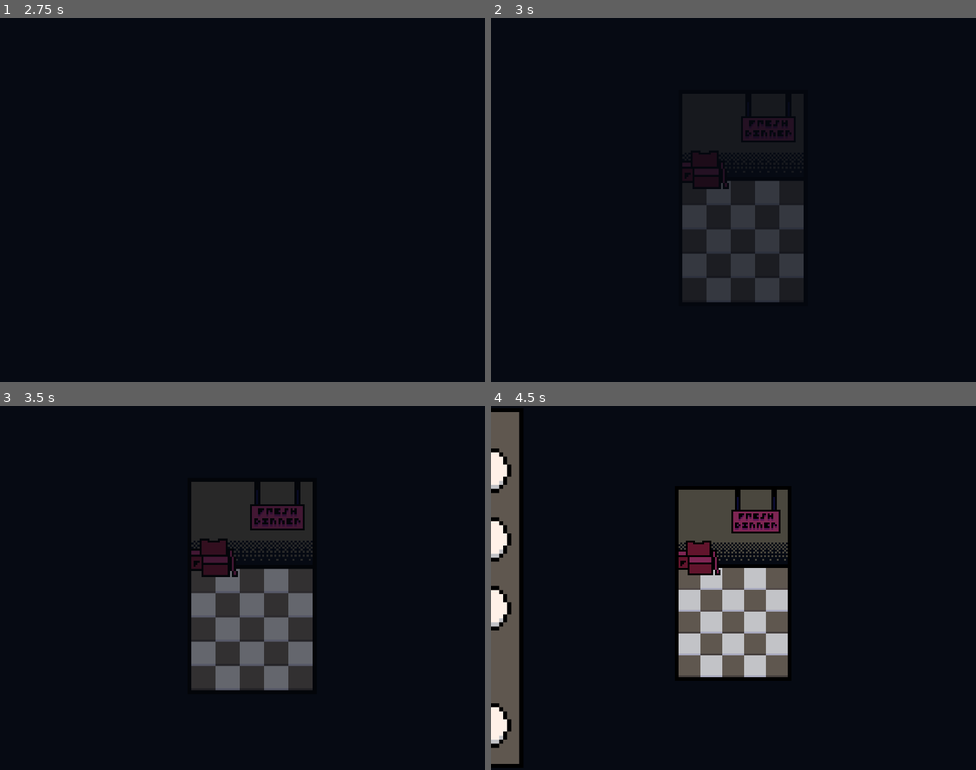
Above: before the commit, frames 1-4 (two rows, left to right).
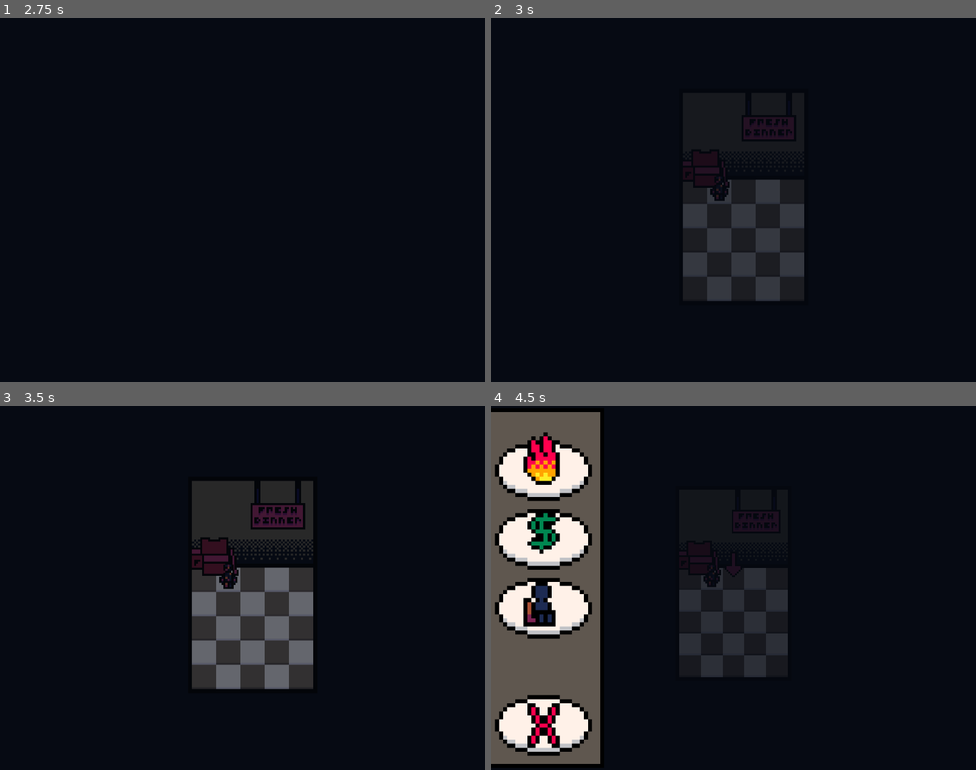
Above: after the commit, the same moments.

Repository: crowpunt/stale-meal
Game: Godot game, scene res://scenes/main_scenes/startup.tscn
Same seed, same stepped clock (60 frames per second), same inputs: the game is played once before the commit and once after it.
Inputs (mouse positions are in pixels of both pictures, inside the frame that each line leads up to):
- Up to frame 1 (2.75 s): tap Enter at 0.5 s; move the mouse to (349, 181) at 0.52 s; click (349, 181) at 0.6 s; tap Mouse wheel down (zoom_out) at 0.8 s; click "play" at 1.25 s; click "play" at 2 s
- Up to frame 2 (3 s): move the mouse to (680, 170) at 2.77 s; tap Mouse wheel down (zoom_out) at 2.85 s
- Up to frame 3 (3.5 s): click (189, 558) at 3.05 s
- Up to frame 4 (4.5 s): tap Space at 3.5 s; move the mouse to (718, 580) at 3.52 s; click (718, 580) at 3.6 s; tap Mouse wheel down (zoom_out) at 3.8 s; tap Enter at 4.25 s; move the mouse to (738, 577) at 4.27 s; right-click (738, 577) at 4.35 s

Frame 1 is identical in both runs. In frame 2, 0.7% of the frame differs, in the area x 39-65%, y 27-78%; in frame 3, 1.9%; in frame 4, 27%, in the area x 0-62%, y 1-99%.

Commit message:
customers now walk to tables

Diff:
--- a/scenes/main_scenes/game.tscn
+++ b/scenes/main_scenes/game.tscn
@@ -7,6 +7,7 @@
 [ext_resource type="Script" uid="uid://culob26q5v2f1" path="res://scripts/components/camera/zoom_camera_comp.gd" id="4_3wwfn"]
 [ext_resource type="Script" uid="uid://dikewkte6kvlh" path="res://scripts/other/gui.gd" id="4_leqql"]
 [ext_resource type="Texture2D" uid="uid://bgyik0altasob" path="res://assets/sprites/gui_counter.png" id="4_t5sjj"]
+[ext_resource type="PackedScene" uid="uid://bji4unqw5my0g" path="res://scenes/units/customer.tscn" id="8_cfqos"]
 
 [sub_resource type="RectangleShape2D" id="RectangleShape2D_cfqos"]
 size = Vector2(24, 18)
@@ -19,83 +20,6 @@
 [node name="Floor" type="Sprite2D" parent="."]
 position = Vector2(60, 35)
 texture = ExtResource("1_fqmia")
-
-[node name="Appliances" type="Node" parent="."]
-
-[node name="0" parent="Appliances" instance=ExtResource("2_3wwfn")]
-position = Vector2(36, 42)
-
-[node name="1" parent="Appliances" instance=ExtResource("2_3wwfn")]
-position = Vector2(48, 42)
-
-[node name="2" parent="Appliances" instance=ExtResource("2_3wwfn")]
-position = Vector2(60, 42)
-
-[node name="3" parent="Appliances" instance=ExtResource("2_3wwfn")]
-position = Vector2(72, 42)
-
-[node name="4" parent="Appliances" instance=ExtResource("2_3wwfn")]
-position = Vector2(84, 42)
-
-[node name="5" parent="Appliances" instance=ExtResource("2_3wwfn")]
-position = Vector2(36, 54)
-
-[node name="6" parent="Appliances" instance=ExtResource("2_3wwfn")]
-position = Vector2(48, 54)
-
-[node name="7" parent="Appliances" instance=ExtResource("2_3wwfn")]
-position = Vector2(60, 54)
-
-[node name="8" parent="Appliances" instance=ExtResource("2_3wwfn")]
-position = Vector2(72, 54)
-
-[node name="9" parent="Appliances" instance=ExtResource("2_3wwfn")]
-position = Vector2(84, 54)
-
-[node name="10" parent="Appliances" instance=ExtResource("2_3wwfn")]
-position = Vector2(36, 66)
-
-[node name="11" parent="Appliances" instance=ExtResource("2_3wwfn")]
-position = Vector2(48, 66)
-
-[node name="12" parent="Appliances" instance=ExtResource("2_3wwfn")]
-position = Vector2(60, 66)
-
-[node name="13" parent="Appliances" instance=ExtResource("2_3wwfn")]
-position = Vector2(72, 66)
-
-[node name="14" parent="Appliances" instance=ExtResource("2_3wwfn")]
-position = Vector2(84, 66)
-
-[node name="15" parent="Appliances" instance=ExtResource("2_3wwfn")]
-position = Vector2(36, 78)
-
-[node name="16" parent="Appliances" instance=ExtResource("2_3wwfn")]
-position = Vector2(48, 78)
-
-[node name="17" parent="Appliances" instance=ExtResource("2_3wwfn")]
-position = Vector2(60, 78)
-
-[node name="18" parent="Appliances" instance=ExtResource("2_3wwfn")]
-position = Vector2(72, 78)
-
-[node name="19" parent="Appliances" instance=ExtResource("2_3wwfn")]
-position = Vector2(84, 78)
-
-[node name="20" parent="Appliances" instance=ExtResource("2_3wwfn")]
-position = Vector2(36, 90)
-
-[node name="21" parent="Appliances" instance=ExtResource("2_3wwfn")]
-position = Vector2(48, 90)
-
-[node name="22" parent="Appliances" instance=ExtResource("2_3wwfn")]
-position = Vector2(60, 90)
-
-[node name="23" parent="Appliances" instance=ExtResource("2_3wwfn")]
-position = Vector2(72, 90)
-
-[node name="24" parent="Appliances" instance=ExtResource("2_3wwfn")]
-position = Vector2(84, 90)
 
 [node name="Camera2D" type="Camera2D" parent="."]
 position = Vector2(60, 45)
@@ -112,6 +36,14 @@
 
 [node name="Gui" type="CanvasLayer" parent="Camera2D"]
 script = ExtResource("4_leqql")
+
+[node name="ColorRect" type="ColorRect" parent="Camera2D/Gui"]
+modulate = Color(1, 1, 1, 0)
+offset_left = -79.0
+offset_top = -71.0
+offset_right = 199.0
+offset_bottom = 149.0
+color = Color(0.0235294, 0.0392157, 0.0745098, 1)
 
 [node name="Selecting" type="StaticBody2D" parent="Camera2D/Gui"]
 position = Vector2(-40, 0)
@@ -163,6 +95,90 @@
 script = ExtResource("4_3wwfn")
 metadata/_custom_type_script = "uid://culob26q5v2f1"
 
+[node name="Ysort" type="Node2D" parent="."]
+y_sort_enabled = true
+
+[node name="ApplianceSorted" type="Node2D" parent="Ysort"]
+y_sort_enabled = true
+
+[node name="0" parent="Ysort/ApplianceSorted" instance=ExtResource("2_3wwfn")]
+position = Vector2(36, 42)
+
+[node name="1" parent="Ysort/ApplianceSorted" instance=ExtResource("2_3wwfn")]
+position = Vector2(48, 42)
+
+[node name="2" parent="Ysort/ApplianceSorted" instance=ExtResource("2_3wwfn")]
+position = Vector2(60, 42)
+
+[node name="3" parent="Ysort/ApplianceSorted" instance=ExtResource("2_3wwfn")]
+position = Vector2(72, 42)
+
+[node name="4" parent="Ysort/ApplianceSorted" instance=ExtResource("2_3wwfn")]
+position = Vector2(84, 42)
+
+[node name="5" parent="Ysort/ApplianceSorted" instance=ExtResource("2_3wwfn")]
+position = Vector2(36, 54)
+
+[node name="6" parent="Ysort/ApplianceSorted" instance=ExtResource("2_3wwfn")]
+position = Vector2(48, 54)
+
+[node name="7" parent="Ysort/ApplianceSorted" instance=ExtResource("2_3wwfn")]
+position = Vector2(60, 54)
+
+[node name="8" parent="Ysort/ApplianceSorted" instance=ExtResource("2_3wwfn")]
+position = Vector2(72, 54)
+
+[node name="9" parent="Ysort/ApplianceSorted" instance=ExtResource("2_3wwfn")]
+position = Vector2(84, 54)
+
+[node name="10" parent="Ysort/ApplianceSorted" instance=ExtResource("2_3wwfn")]
+position = Vector2(36, 66)
+
+[node name="11" parent="Ysort/ApplianceSorted" instance=ExtResource("2_3wwfn")]
+position = Vector2(48, 66)
+
+[node name="12" parent="Ysort/ApplianceSorted" instance=ExtResource("2_3wwfn")]
+position = Vector2(60, 66)
+
+[node name="13" parent="Ysort/ApplianceSorted" instance=ExtResource("2_3wwfn")]
+position = Vector2(72, 66)
+
+[node name="14" parent="Ysort/ApplianceSorted" instance=ExtResource("2_3wwfn")]
+position = Vector2(84, 66)
+
+[node name="15" parent="Ysort/ApplianceSorted" instance=ExtResource("2_3wwfn")]
+position = Vector2(36, 78)
+
+[node name="16" parent="Ysort/ApplianceSorted" instance=ExtResource("2_3wwfn")]
+position = Vector2(48, 78)
+
+[node name="17" parent="Ysort/ApplianceSorted" instance=ExtResource("2_3wwfn")]
+position = Vector2(60, 78)
+
+[node name="18" parent="Ysort/ApplianceSorted" instance=ExtResource("2_3wwfn")]
+position = Vector2(72, 78)
+
+[node name="19" parent="Ysort/ApplianceSorted" instance=ExtResource("2_3wwfn")]
+position = Vector2(84, 78)
+
+[node name="20" parent="Ysort/ApplianceSorted" instance=ExtResource("2_3wwfn")]
+position = Vector2(36, 90)
+
+[node name="21" parent="Ysort/ApplianceSorted" instance=ExtResource("2_3wwfn")]
+position = Vector2(48, 90)
+
+[node name="22" parent="Ysort/ApplianceSorted" instance=ExtResource("2_3wwfn")]
+position = Vector2(60, 90)
+
+[node name="23" parent="Ysort/ApplianceSorted" instance=ExtResource("2_3wwfn")]
+position = Vector2(72, 90)
+
+[node name="24" parent="Ysort/ApplianceSorted" instance=ExtResource("2_3wwfn")]
+position = Vector2(84, 90)
+
+[node name="Customer" parent="Ysort" groups=["customers"] instance=ExtResource("8_cfqos")]
+position = Vector2(48, 42)
+
 [connection signal="mouse_entered" from="Camera2D/Gui/Selecting/OvenButton" to="Camera2D/Gui" method="_on_oven_button_mouse_entered"]
 [connection signal="mouse_exited" from="Camera2D/Gui/Selecting/OvenButton" to="Camera2D/Gui" method="_on_oven_button_mouse_exited"]
 [connection signal="mouse_entered" from="Camera2D/Gui/Selecting/RegisterButton" to="Camera2D/Gui" method="_on_register_button_mouse_entered"]
--- a/scenes/units/appliance.tscn
+++ b/scenes/units/appliance.tscn
@@ -1,7 +1,8 @@
-[gd_scene load_steps=17 format=3 uid="uid://delo0jd7o5o1h"]
+[gd_scene load_steps=18 format=3 uid="uid://delo0jd7o5o1h"]
 
 [ext_resource type="Script" uid="uid://dduuxbc80ydbn" path="res://scripts/other/appliance.gd" id="1_l3eer"]
 [ext_resource type="Texture2D" uid="uid://blbg02o06jpcx" path="res://assets/sprites/unit_sprites/appliances.png" id="1_necpn"]
+[ext_resource type="Texture2D" uid="uid://dmx8lqci0v0o6" path="res://assets/sprites/selecting.png" id="3_wo2ge"]
 
 [sub_resource type="AtlasTexture" id="AtlasTexture_brbpo"]
 atlas = ExtResource("1_necpn")
@@ -154,14 +155,17 @@
 size = Vector2(12, 12)
 
 [node name="Unit" type="StaticBody2D"]
-y_sort_enabled = true
 script = ExtResource("1_l3eer")
 
+[node name="Selecting" type="Sprite2D" parent="."]
+z_index = 5
+position = Vector2(0, -8)
+texture = ExtResource("3_wo2ge")
+
 [node name="AnimatedSprite2D" type="AnimatedSprite2D" parent="."]
-position = Vector2(0, -2)
-scale = Vector2(0.86, 0.86)
+position = Vector2(0.5, -3)
 sprite_frames = SubResource("SpriteFrames_brbpo")
-animation = &"11"
+animation = &"31"
 
 [node name="Area2D" type="Area2D" parent="."]
 
--- /dev/null
+++ b/scenes/units/customer.tscn
@@ -0,0 +1,61 @@
+[gd_scene load_steps=10 format=3 uid="uid://bji4unqw5my0g"]
+
+[ext_resource type="Texture2D" uid="uid://ds03yl7pg541h" path="res://assets/sprites/unit_sprites/enemies.png" id="1_psmpb"]
+[ext_resource type="Script" uid="uid://b1x00dpp487r" path="res://scripts/other/customer.gd" id="1_sf07n"]
+
+[sub_resource type="RectangleShape2D" id="RectangleShape2D_sf07n"]
+
+[sub_resource type="AtlasTexture" id="AtlasTexture_hnfyt"]
+atlas = ExtResource("1_psmpb")
+region = Rect2(0, 0, 16, 25)
+
+[sub_resource type="AtlasTexture" id="AtlasTexture_r1b1r"]
+atlas = ExtResource("1_psmpb")
+region = Rect2(16, 0, 16, 25)
+
+[sub_resource type="AtlasTexture" id="AtlasTexture_15c6q"]
+atlas = ExtResource("1_psmpb")
+region = Rect2(32, 0, 16, 25)
+
+[sub_resource type="AtlasTexture" id="AtlasTexture_5ars0"]
+atlas = ExtResource("1_psmpb")
+region = Rect2(48, 0, 16, 25)
+
+[sub_resource type="AtlasTexture" id="AtlasTexture_a6635"]
+atlas = ExtResource("1_psmpb")
+region = Rect2(64, 0, 16, 25)
+
+[sub_resource type="SpriteFrames" id="SpriteFrames_kynac"]
+animations = [{
+"frames": [{
+"duration": 1.0,
+"texture": SubResource("AtlasTexture_hnfyt")
+}, {
+"duration": 1.0,
+"texture": SubResource("AtlasTexture_r1b1r")
+}, {
+"duration": 1.0,
+"texture": SubResource("AtlasTexture_15c6q")
+}, {
+"duration": 1.0,
+"texture": SubResource("AtlasTexture_5ars0")
+}, {
+"duration": 1.0,
+"texture": SubResource("AtlasTexture_a6635")
+}],
+"loop": true,
+"name": &"default",
+"speed": 5.0
+}]
+
+[node name="Customer" type="StaticBody2D"]
+script = ExtResource("1_sf07n")
+
+[node name="CollisionShape2D" type="CollisionShape2D" parent="."]
+position = Vector2(0, 2)
+shape = SubResource("RectangleShape2D_sf07n")
+
+[node name="AnimatedSprite2D" type="AnimatedSprite2D" parent="."]
+position = Vector2(0.5, -4)
+sprite_frames = SubResource("SpriteFrames_kynac")
+frame = 1
--- a/scripts/components/camera/derivative_offset_comp.gd
+++ b/scripts/components/camera/derivative_offset_comp.gd
@@ -7,6 +7,8 @@
 
 func _process(_delta: float) -> void:
 	offset_for_pos(get_global_mouse_position())
+	parent.position.x = round(parent.position.x)
+	parent.position.y = round(parent.position.y)
 
 
 func offset_for_pos(pos: Vector2) -> void:
--- a/scripts/components/camera/zoom_camera_comp.gd
+++ b/scripts/components/camera/zoom_camera_comp.gd
@@ -17,6 +17,6 @@
 			camera.zoom.y += 0.05
 	if Input.is_action_just_released("zoom_out"):
 		print("camera zooming out")
-		if camera.zoom.x > 0.35:
+		if camera.zoom.x > 0.475:
 			camera.zoom.x -= 0.05
 			camera.zoom.y -= 0.05
--- a/scripts/globals/save.gd
+++ b/scripts/globals/save.gd
@@ -16,7 +16,7 @@
 	],
 	"customers_served" : 0,
 	"money" : 0,
-
+	"tutorial_done" : false,
 }
 
 var save_data: Dictionary
--- a/scripts/other/appliance.gd
+++ b/scripts/other/appliance.gd
@@ -5,16 +5,26 @@
 @onready var type: int = int(Save.save_data["cell_ids"][place])
 
 @onready var sprite: AnimatedSprite2D = $AnimatedSprite2D
+@onready var selecting: Sprite2D = $Selecting
 
 var in_area: bool = false
+var noticed: bool = false
+
+
+#note that ysort can only be used if the 2 objects being ysorted are direct siblings and their parent has ysort enabled
+
+
+func _ready() -> void:
+	add_to_group("appliances")
 
 
 func _process(_delta: float) -> void:
 	change_type()
+	select_app()
+	handle_selected()
 	# keeping this for now for later behaviors
 	#if floor(type / 10) == 1:
 		#stuff
-	select_app()
 
 
 func change_type() -> void:
@@ -33,6 +43,13 @@
 				print("closing menu for appliance " + self.name)
 
 
+func handle_selected() -> void:
+	if UpgradeInfo.selected_app == place:
+		selecting.visible = true
+	else:
+		selecting.visible = false
+
+
 func _on_area_2d_mouse_entered() -> void:
 	in_area = true
 
--- /dev/null
+++ b/scripts/other/customer.gd
@@ -0,0 +1,49 @@
+extends StaticBody2D
+
+
+var seated: bool = true
+var recheck_cooldown: float = 0.5
+var nearest: StaticBody2D
+var checks_til_debug: int = 4
+
+
+func _ready() -> void:
+	nearest = get_nearest_table()
+	add_to_group("customers")
+	print("customer created")
+
+
+func _process(delta: float) -> void:
+	recheck_cooldown -= delta
+
+	if checks_til_debug <= 0:
+		checks_til_debug = 4
+		if nearest != null:
+			print("closest table was " + nearest.name)
+		else:
+			print("no tables found")
+
+	if recheck_cooldown <= 0:
+		nearest = get_nearest_table()
+		checks_til_debug -= 1
+		recheck_cooldown = 0.5
+
+
+func _physics_process(_delta: float) -> void:
+	if nearest != null:
+		var goto_pos: Vector2 = Vector2(nearest.position.x, nearest.position.y - 3)
+		self.position = self.position.move_toward(goto_pos, 0.5)
+
+
+func get_nearest_table() -> StaticBody2D:
+	var closest: StaticBody2D
+	for appliance: StaticBody2D in get_tree().get_nodes_in_group("appliances"):
+		if str(appliance.type)[0] == "3":
+			closest = appliance
+			break
+	if closest != null:
+		for appliance: StaticBody2D in get_tree().get_nodes_in_group("appliances"):
+			if appliance.position.distance_to(self.position) <= closest.position.distance_to(self.position):
+				if str(appliance.type)[0] == "3":
+					closest = appliance
+	return closest
--- a/scripts/other/gui.gd
+++ b/scripts/other/gui.gd
@@ -2,6 +2,7 @@
 
 
 @onready var selecting: StaticBody2D = $Selecting
+@onready var color_rect: ColorRect = $ColorRect
 
 var mouse_in: Array = [false, false, false, false]
 
@@ -9,25 +10,24 @@
 
 
 func _process(_delta: float) -> void:
-	if Input.is_action_just_pressed("left_click") and UpgradeInfo.selected_app > -1:
-		if mouse_in[0] == true:
-			Save.save_data["cell_ids"][UpgradeInfo.selected_app] = 11
-			print(str(UpgradeInfo.selected_app) + "s id changed to " + str(Save.save_data["cell_ids"][UpgradeInfo.selected_app]))
-		elif mouse_in[1] == true:
-			Save.save_data["cell_ids"][UpgradeInfo.selected_app] = 21
-			print(str(UpgradeInfo.selected_app) + "s id changed to " + str(Save.save_data["cell_ids"][UpgradeInfo.selected_app]))
-		elif mouse_in[2] == true:
-			Save.save_data["cell_ids"][UpgradeInfo.selected_app] = 31
-			print(str(UpgradeInfo.selected_app) + "s id changed to " + str(Save.save_data["cell_ids"][UpgradeInfo.selected_app]))
-		elif mouse_in[3] == true:
-			Save.save_data["cell_ids"][UpgradeInfo.selected_app] = 0
-			print(str(UpgradeInfo.selected_app) + " made blank")
-
-		print("closed menu for appliance " + str(UpgradeInfo.selected_app))
-		UpgradeInfo.selected_app = -1
-		Save.save_to_file()
+	handle_upgrading()
+	handle_shading_rect()
 
 
+func _physics_process(_delta: float) -> void:
+	handle_movement()
+
+
+func handle_shading_rect() -> void:
+	color_rect.mouse_filter = Control.MOUSE_FILTER_IGNORE
+	if UpgradeInfo.selected_app != -1:
+		color_rect.modulate = Color(1, 1, 1, 0.8)
+	else:
+		color_rect.modulate = Color(1, 1, 1, 0)
+
+
+
+func handle_movement() -> void:
 	if UpgradeInfo.selected_app > -1:
 		move_select_towards = false
 	else:
@@ -35,10 +35,54 @@
 
 	if move_select_towards == true:
 		if selecting.position.x > -40:
-			selecting.position.x -= 1
+			selecting.position.x -= 4
 	else:
 		if selecting.position.x < 0:
-			selecting.position.x += 1
+			selecting.position.x += 4
+
+
+func handle_upgrading() -> void:
+	var save_spot: int = Save.save_data["cell_ids"][UpgradeInfo.selected_app]
+	var cat: int = int(str(save_spot)[0])
+	var type: int
+
+	if save_spot != 0:
+		type = int(str(save_spot)[1])
+	else:
+		type = 0
+
+	if Input.is_action_just_pressed("left_click") and UpgradeInfo.selected_app > -1:
+		if mouse_in[0] == true:
+			if cat != 1:
+				cat = 1
+				type = 1
+			elif type < 5:
+				type += 1
+			print(str(UpgradeInfo.selected_app) + "s id changed to " + str(Save.save_data["cell_ids"][UpgradeInfo.selected_app]))
+		elif mouse_in[1] == true:
+			if cat != 2:
+				cat = 2
+				type = 1
+			elif type < 3:
+				type += 1
+			print(str(UpgradeInfo.selected_app) + " id changed to " + str(Save.save_data["cell_ids"][UpgradeInfo.selected_app]))
+		elif mouse_in[2] == true:
+			if cat != 3:
+				cat = 3
+				type = 1
+			elif type < 3:
+				type += 1
+			print(str(UpgradeInfo.selected_app) + "s id changed to " + str(Save.save_data["cell_ids"][UpgradeInfo.selected_app]))
+		elif mouse_in[3] == true:
+			cat = 0
+			type = 0
+			print(str(UpgradeInfo.selected_app) + " made blank")
+
+		print("closed menu for appliance " + str(UpgradeInfo.selected_app))
+		save_spot = int((cat * 10) + type)
+		Save.save_data["cell_ids"][UpgradeInfo.selected_app] = save_spot
+		UpgradeInfo.selected_app = -1
+		Save.save_to_file()
 
 
 # im calling this the signal yard because that sounds cool
--- a/scripts/other/title_button_manager.gd
+++ b/scripts/other/title_button_manager.gd
@@ -8,14 +8,6 @@
 
 
 func _process(_delta: float) -> void:
-	if Save.load_data() == {}:
-			# basically if it's blank
-		load_button.disabled = true
-			# visibility is not important thanks to font stuff
-	else:
-		load_button.disabled = false
-
-
 	if save_guard.disabled == false:
 		save_button.disabled = true
 		save_guard.position.x = save_button.position.x
Binary file added: assets/sprites/selecting.png
Not shown, added: assets/sprites/selecting.png.import
Binary file changed: assets/sprites/unit_sprites/appliances.png
Not shown: 1 places in scenes/main_scenes/game.tscn that only renumber resources
Not shown, added: scripts/other/customer.gd.uid
